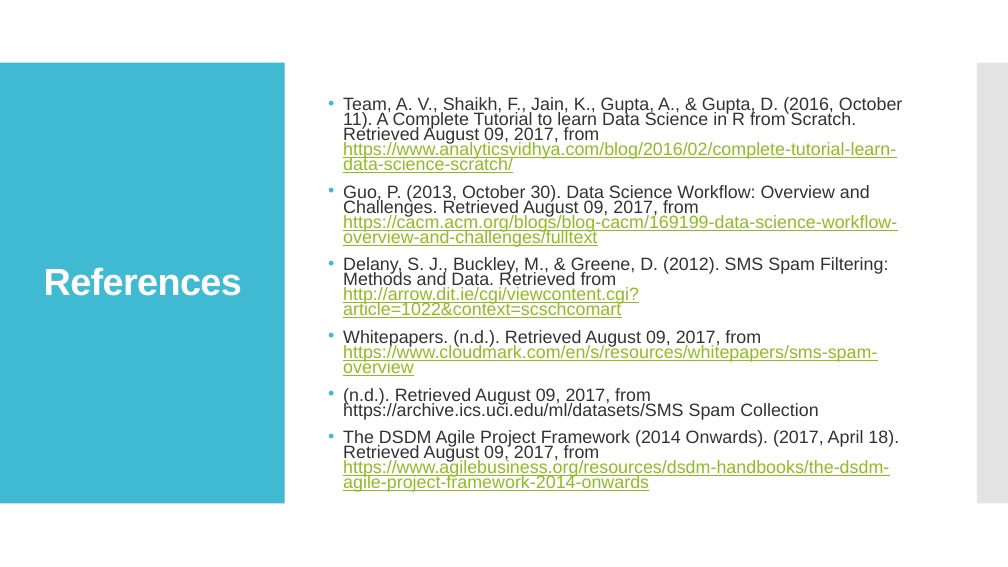
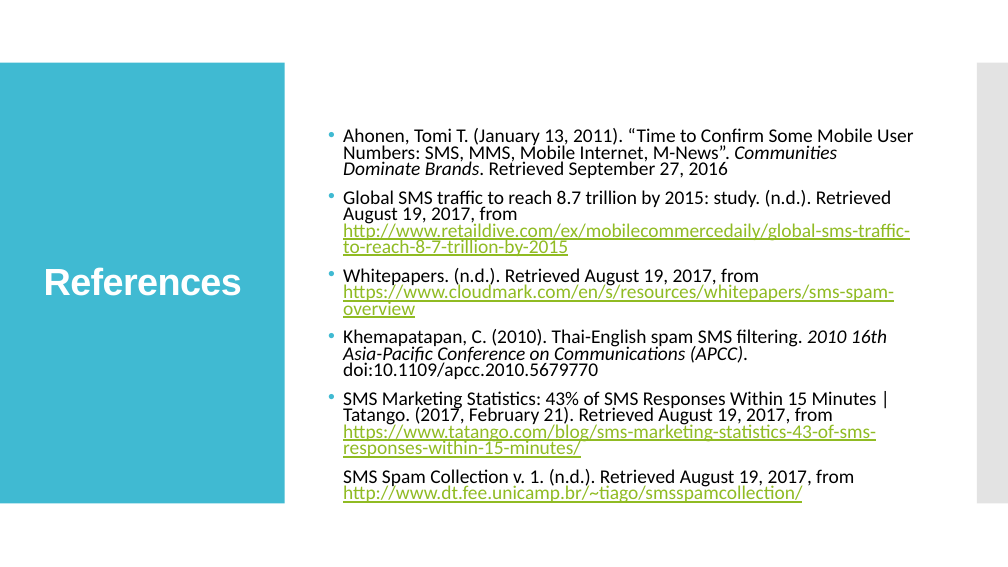
Before and after one commit to HarshitaJain0905/SMS_Spam_701, a slide deck: slide 21 of IFN701 PPT Week12.pptx (slide 23 before the commit). Drawn at 1008x567 pixels with LibreOffice and Linux fonts; fonts in the diff are those of the drawing. Boxes give left, top, right and bottom in pixels: in the first picture for what was removed or moved away, otherwise in the second. Text is boxed around its words. In the diff, an @@ line names an element or a change of style, - is before the commit and + after.

```diff
--- a/IFN701 PPT Week12.pptx
+++ b/IFN701 PPT Week12.pptx
@@ text at [343,128,913,503]: text changed; size 17 to 18.5 pt; font Arial to Calibri; text colour #323232 to #000000 @@
-• Team, A. V., Shaikh, F., Jain, K., Gupta, A., & Gupta, D. (2016, October 11). A Complete Tutorial to learn Data Science in R from Scratch. Retrieved August 09, 2017, from https://www.analyticsvidhya.com/blog/2016/02/complete-tutorial-learn-data-science-scratch/
-• Guo, P. (2013, October 30). Data Science Workflow: Overview and Challenges. Retrieved August 09, 2017, from https://cacm.acm.org/blogs/blog-cacm/169199-data-science-workflow-overview-and-challenges/fulltext
-• Delany, S. J., Buckley, M., & Greene, D. (2012). SMS Spam Filtering: Methods and Data. Retrieved from http://arrow.dit.ie/cgi/viewcontent.cgi?article=1022&context=scschcomart
-• Whitepapers. (n.d.). Retrieved August 09, 2017, from https://www.cloudmark.com/en/s/resources/whitepapers/sms-spam-overview
-• (n.d.). Retrieved August 09, 2017, from https://archive.ics.uci.edu/ml/datasets/SMS Spam Collection
-• The DSDM Agile Project Framework (2014 Onwards). (2017, April 18). Retrieved August 09, 2017, from https://www.agilebusiness.org/resources/dsdm-handbooks/the-dsdm-agile-project-framework-2014-onwards
+• Ahonen, Tomi T. (January 13, 2011). “Time to Confirm Some Mobile User Numbers: SMS, MMS, Mobile Internet, M-News”. Communities Dominate Brands. Retrieved September 27, 2016
+• Global SMS traffic to reach 8.7 trillion by 2015: study. (n.d.). Retrieved August 19, 2017, from http://www.retaildive.com/ex/mobilecommercedaily/global-sms-traffic-to-reach-8-7-trillion-by-2015
+• Whitepapers. (n.d.). Retrieved August 19, 2017, from https://www.cloudmark.com/en/s/resources/whitepapers/sms-spam-overview
+• Khemapatapan, C. (2010). Thai-English spam SMS filtering. 2010 16th Asia-Pacific Conference on Communications (APCC). doi:10.1109/apcc.2010.5679770
+• SMS Marketing Statistics: 43% of SMS Responses Within 15 Minutes | Tatango. (2017, February 21). Retrieved August 19, 2017, from https://www.tatango.com/blog/sms-marketing-statistics-43-of-sms-responses-within-15-minutes/
+SMS Spam Collection v. 1. (n.d.). Retrieved August 19, 2017, from http://www.dt.fee.unicamp.br/~tiago/smsspamcollection/
```
Also in this commit, not shown: 14 other slides changed, 2 slides added, 4 slides removed.
